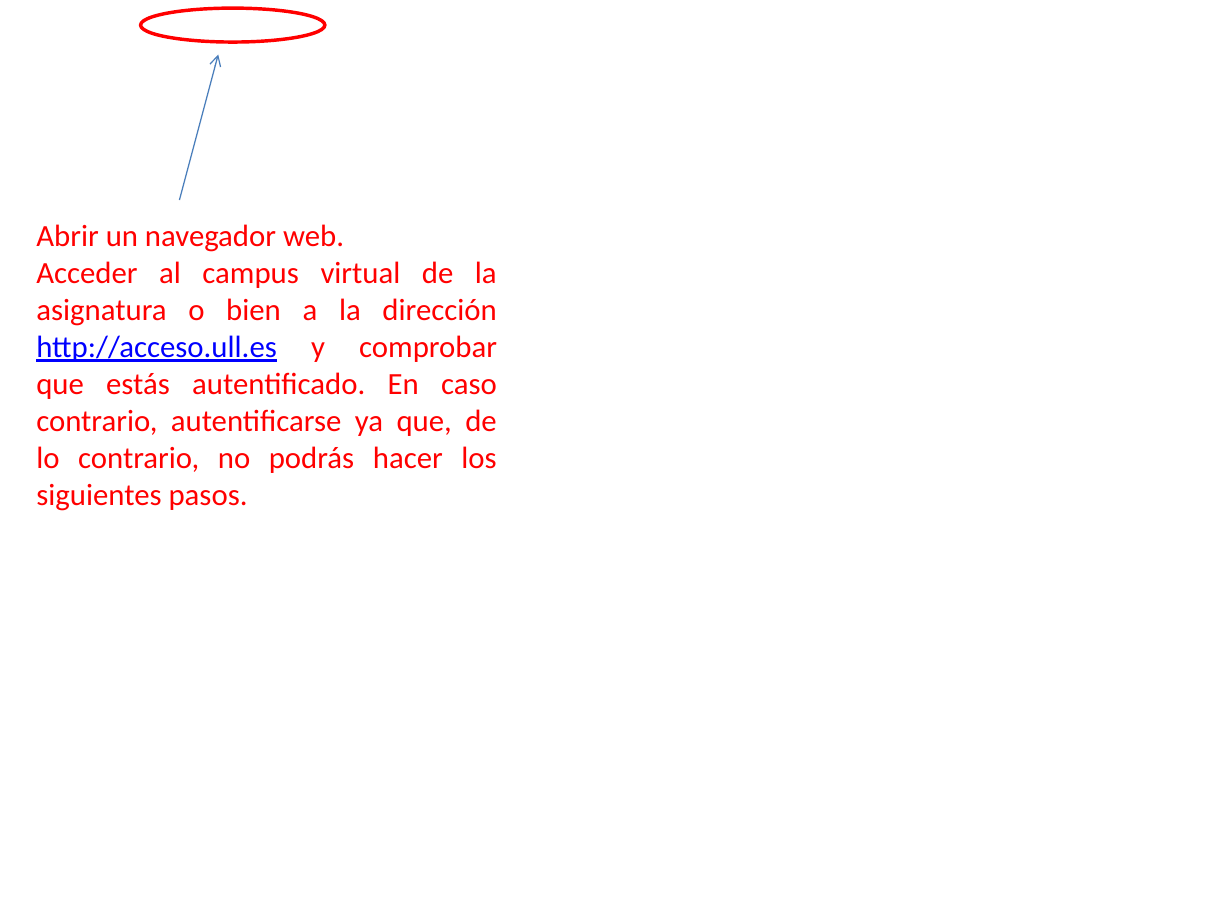
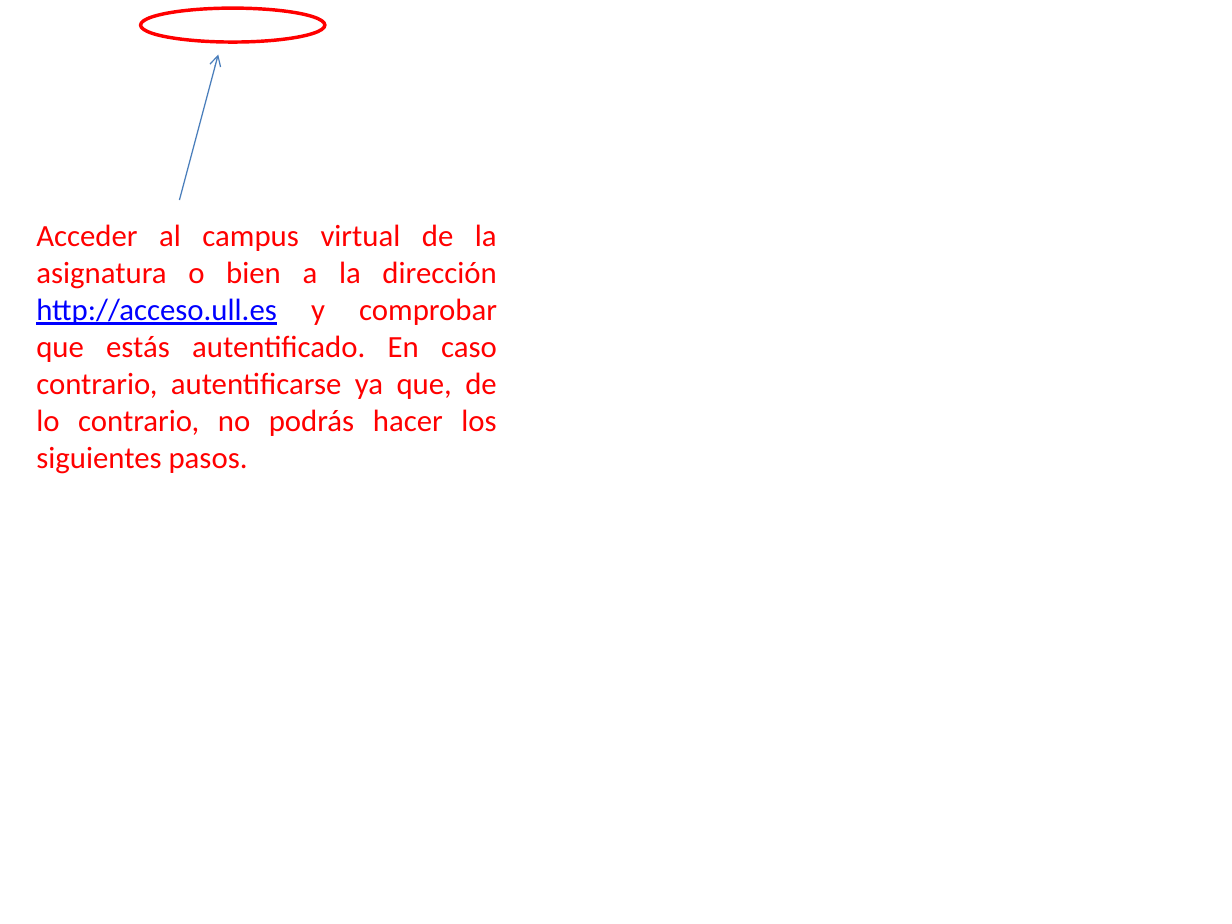
Before and after one commit to ULL-STAT/R_practicas_inferencia, a slide deck: slide 8 of images/Presentación1.pptx (slide 2 before the commit). Drawn at 1232x924 pixels with LibreOffice and Linux fonts; fonts in the diff are those of the drawing; background and template pictures are left out. Boxes give left, top, right and bottom in pixels: in the first picture for what was removed or moved away, otherwise in the second. Text is boxed around its words. In the diff, an @@ line names an element or a change of style, - is before the commit and + after.

```diff
--- a/images/Presentación1.pptx
+++ b/images/Presentación1.pptx
@@ text at bbox=[36, 224, 344, 252]: paragraph removed @@
-Abrir un navegador web.
```
Also in this commit, not shown: 6 slides added, 6 other files.
